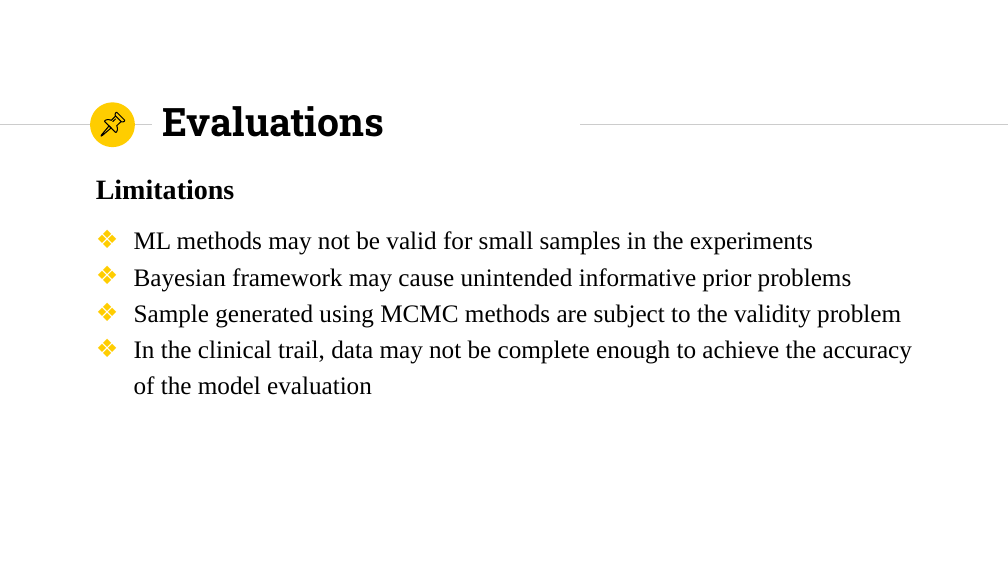
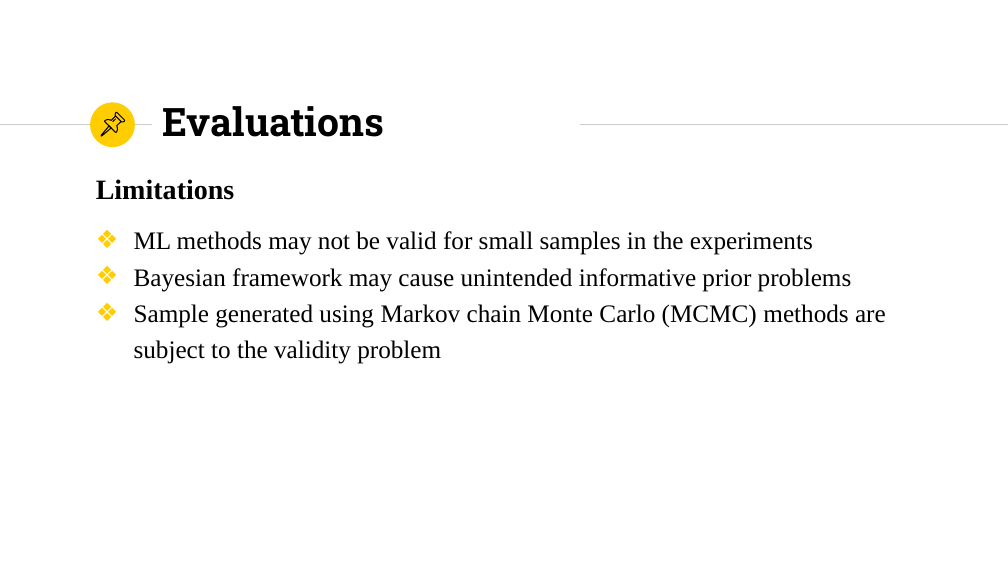
Before and after one commit to YokyZhang/IS4250, a slide deck: slide 30 of Project/IS4250Presentation.pptx. Drawn at 1008x567 pixels with LibreOffice and Linux fonts; fonts in the diff are those of the drawing. Boxes give left, top, right and bottom in pixels: in the first picture for what was removed or moved away, otherwise in the second. Text is boxed around its words. In the diff, an @@ line names an element or a change of style, - is before the commit and + after.

Commit message:
finalSlides

```diff
--- a/Project/IS4250Presentation.pptx
+++ b/Project/IS4250Presentation.pptx
@@ text at (134, 304, 886, 364): text changed @@
-❖ Sample generated using MCMC methods are subject to the validity problem
-❖ In the clinical trail, data may not be complete enough to achieve the accuracy of the model evaluation
+❖ Sample generated using Markov chain Monte Carlo (MCMC) methods are subject to the validity problem
```
Also in this commit, not shown: 3 other slides changed, 1 other file.
